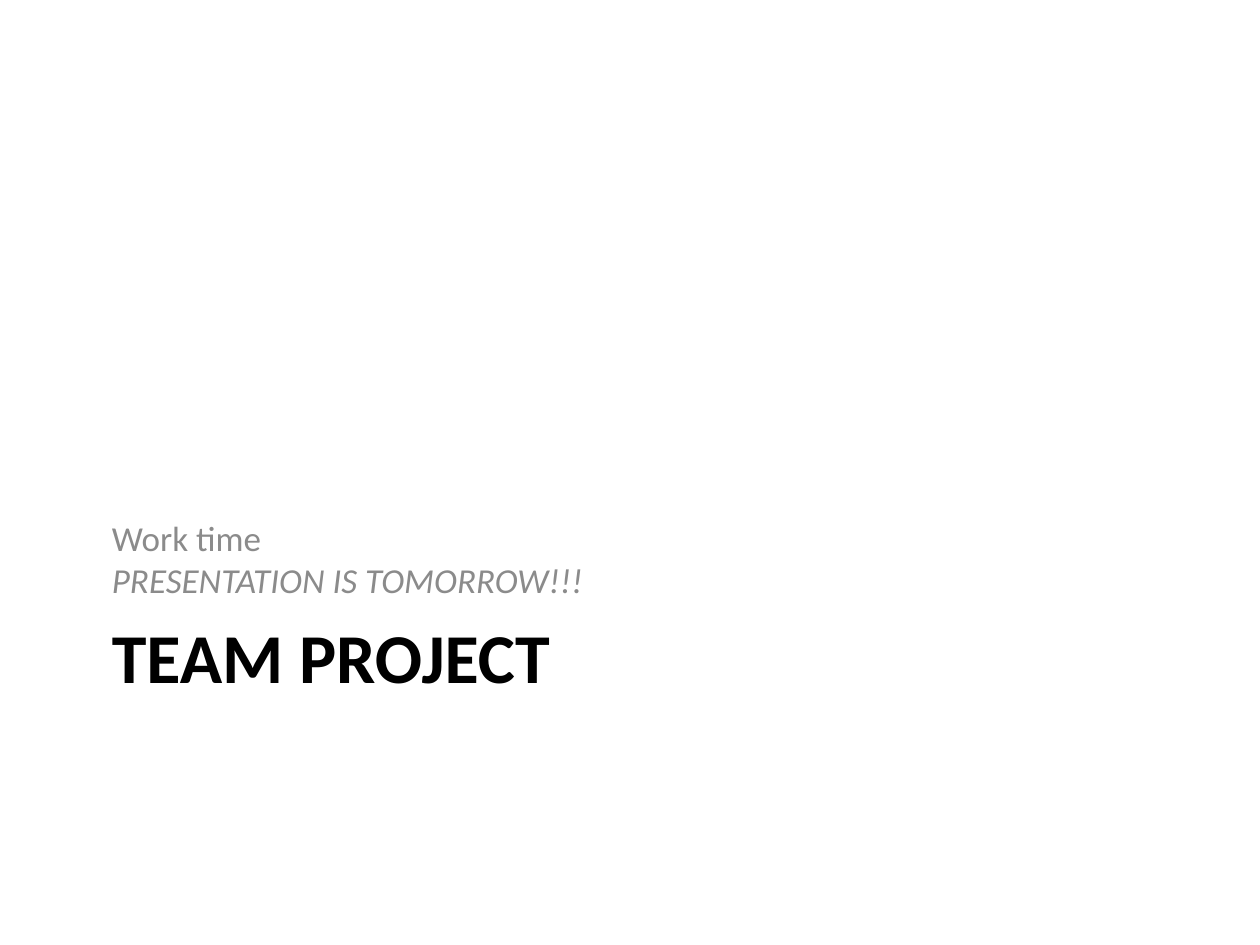
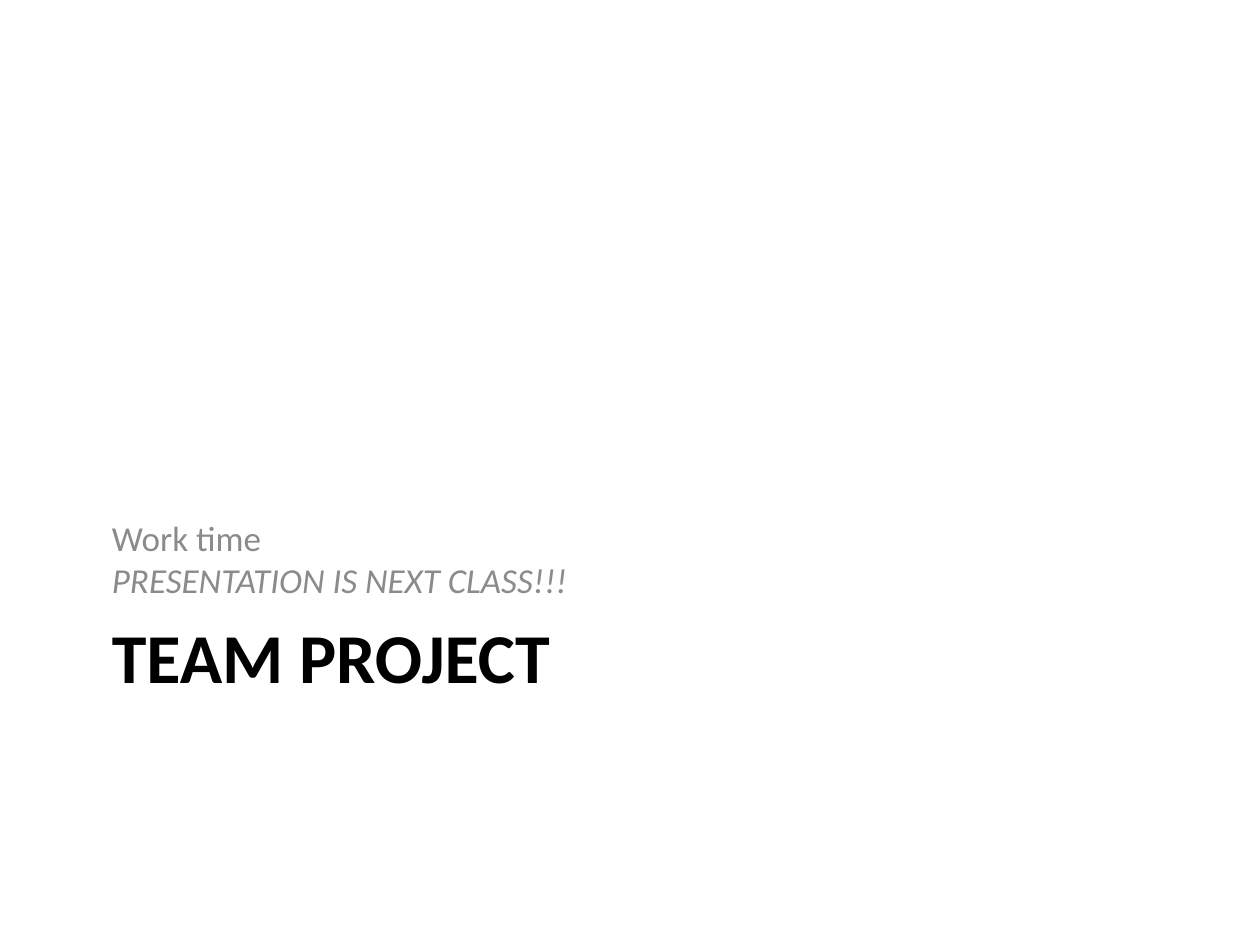
Before and after one commit to RHIT-CSSE/csse220, a slide deck: slide 3 of ClassMaterials/CourseEvals/Slides/CourseEvals.pptx (slide 5 before the commit). Drawn at 1260x945 pixels with LibreOffice and Linux fonts; fonts in the diff are those of the drawing. Boxes give left, top, right and bottom in pixels: in the first picture for what was removed or moved away, otherwise in the second. Text is boxed around its words. In the diff, an @@ line names an element or a change of style, - is before the commit and + after.

Commit message:
updating slides

```diff
--- a/ClassMaterials/CourseEvals/Slides/CourseEvals.pptx
+++ b/ClassMaterials/CourseEvals/Slides/CourseEvals.pptx
@@ text at [112, 569, 567, 593]: text changed @@
-PRESENTATION IS TOMORROW!!!
+PRESENTATION IS NEXT CLASS!!!
```
Also in this commit, not shown: 2 slides removed, 1 other file.
